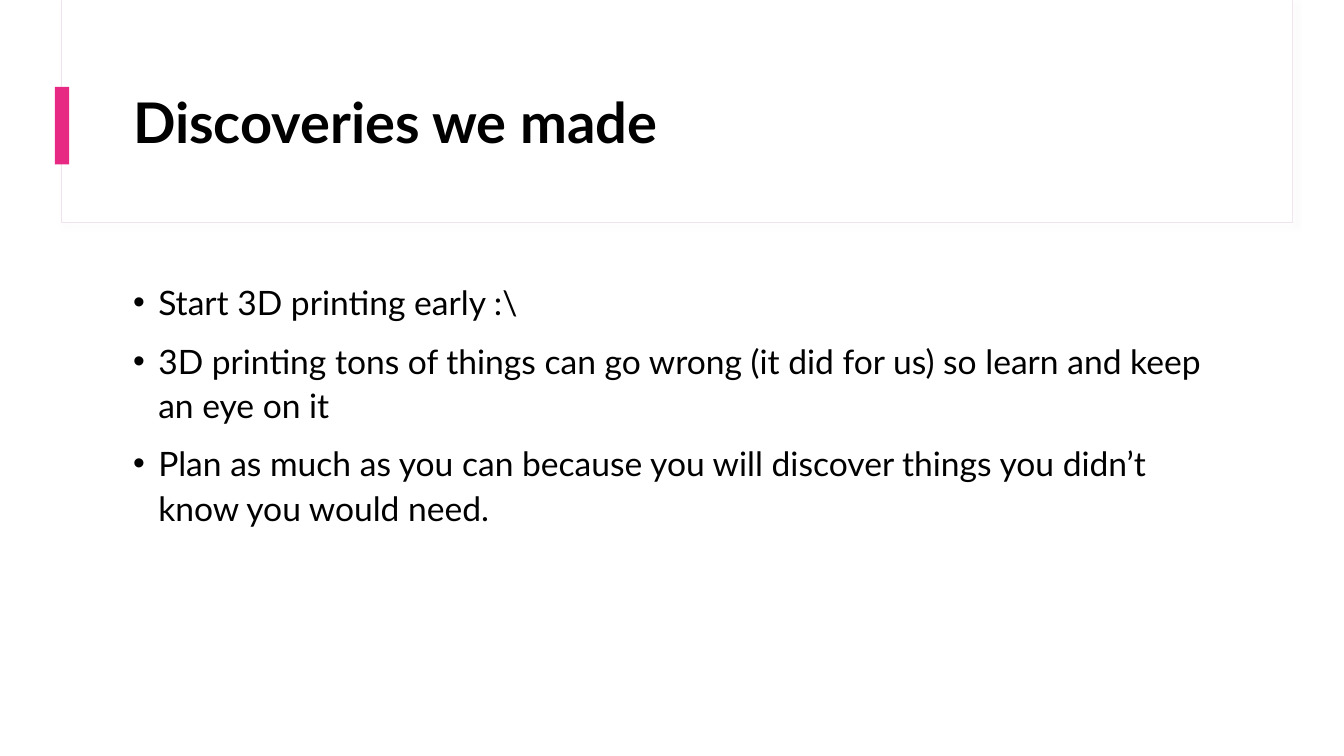
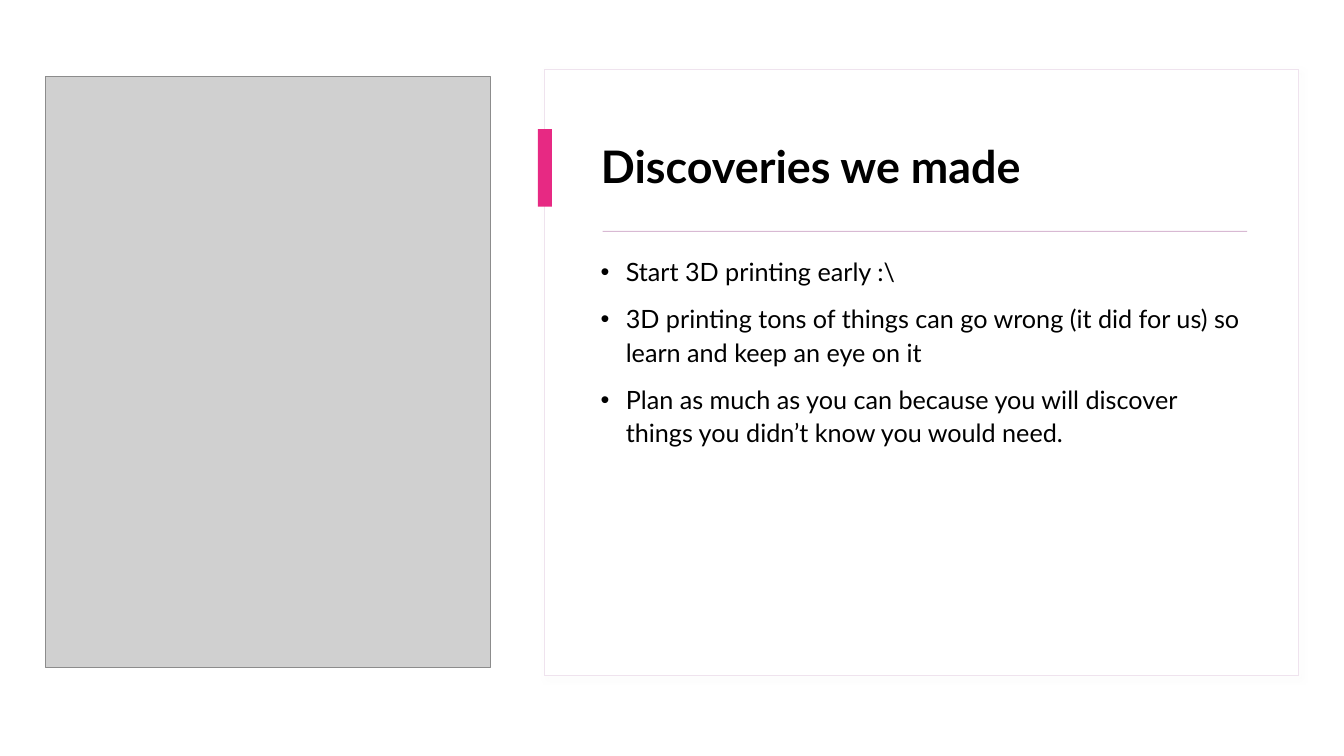
Before and after one commit to AitchesonBen/MastermindProject, a slide deck: slide 6 of MASTERMIND.pptx. Drawn at 1344x756 pixels with LibreOffice and Linux fonts; fonts in the diff are those of the drawing; grey boxes stand for pictures. Boxes give left, top, right and bottom in pixels: in the first picture for what was removed or moved away, otherwise in the second. Text is boxed around its words. In the diff, an @@ line names an element or a change of style, - is before the commit and + after.

Commit message:
update powerpoint with awesome photos

```diff
--- a/MASTERMIND.pptx
+++ b/MASTERMIND.pptx
@@ rectangle added at bbox=[0, 0, 1344, 756], fill #FFFFFF @@
@@ picture added at bbox=[45, 77, 490, 667] @@
@@ rectangle removed at bbox=[55, 87, 70, 164] @@
@@ rectangle added at bbox=[545, 70, 1300, 676], fill #FFFFFF, outline #EFE3EE 0.75 pt @@
@@ title "Discoveries we made": place and size @@
-title "Discoveries we made" at bbox=[133, 101, 657, 144]
+title "Discoveries we made" at bbox=[601, 149, 1021, 184]
@@ title "Discoveries we made" at bbox=[601, 149, 1021, 184]: size 40 to 32 pt @@
@@ rectangle added at bbox=[538, 129, 553, 207], fill #E72983 @@
@@ rectangle added at bbox=[603, 231, 1247, 232], fill #D8B9D3 @@
@@ text "Start 3D printing early :\": place and size @@
-text "Start 3D printing early :\" at bbox=[158, 290, 1200, 527]
+text "Start 3D printing early :\" at bbox=[626, 262, 1239, 447]
@@ text "Start 3D printing early :\" at bbox=[626, 262, 1239, 447]: size 24 to 18 pt @@
```
Also in this commit, not shown: 2 other slides changed.
